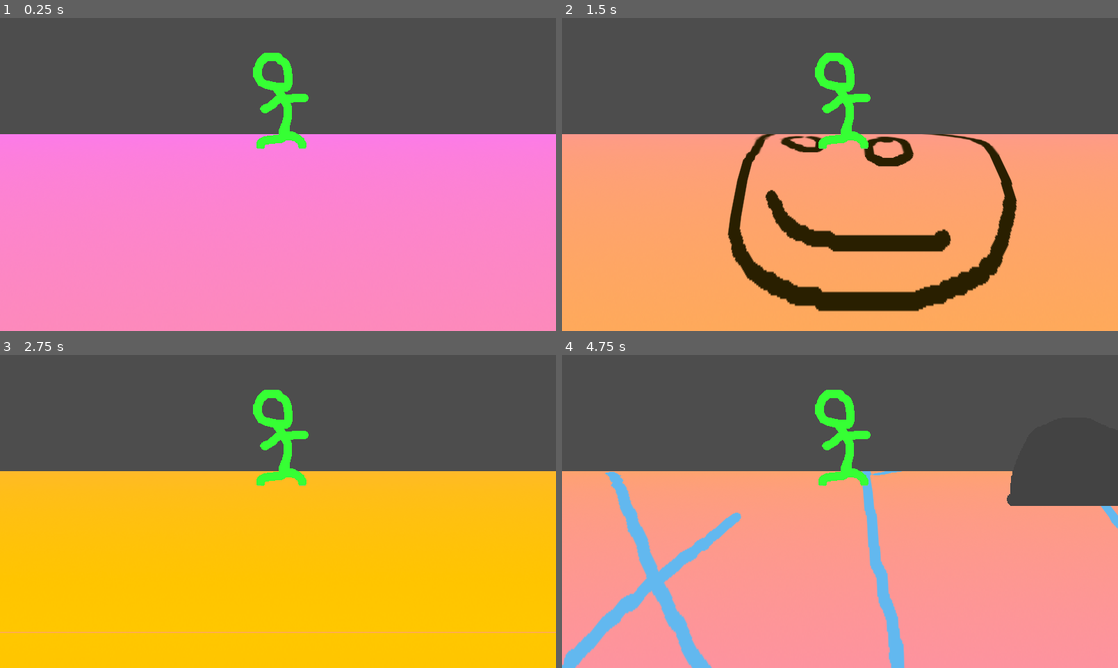
Above: before the commit, frames 1-4 (two rows, left to right).
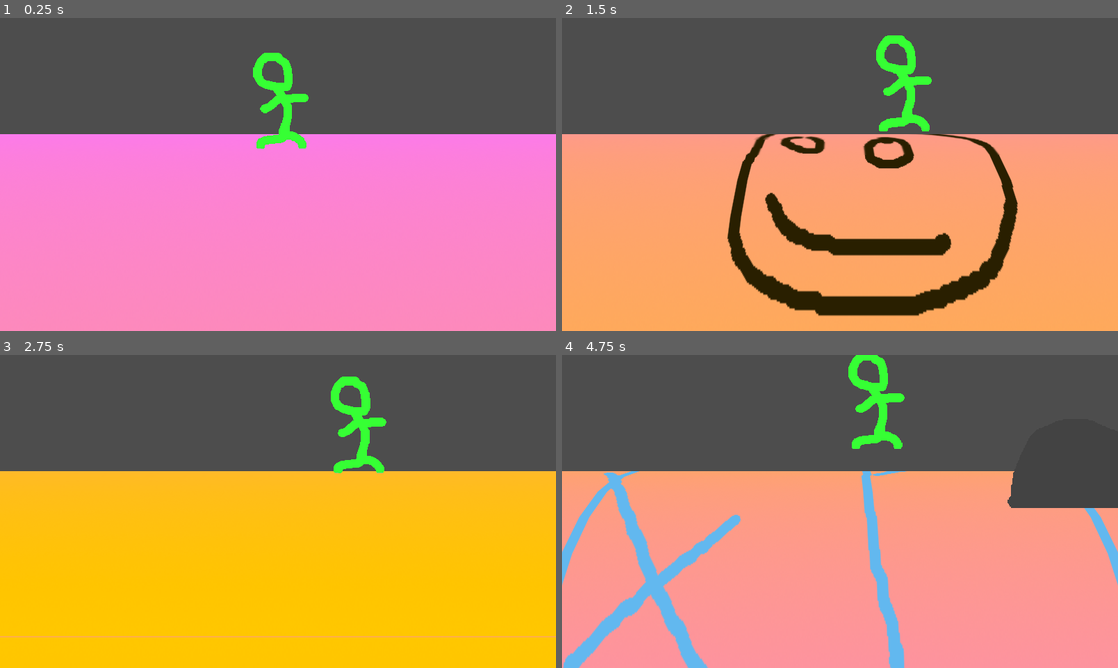
Above: after the commit, the same moments.

Repository: abam-iksde/polyjam-2024
Game: Godot game, scene res://scenes/game_scene.tscn
The game is run twice, just before and just after one commit, with the same random seed, the same clock (stepped at 60 frames per second) and the same inputs.
Inputs:
- Up to frame 1 (0.25 s): no input
- Up to frame 2 (1.5 s): hold D (move_right, bound only after the commit) 0.53-1.28 s; tap Space (jump, bound only after the commit) at 0.6, 0.77, 1.07, 1.35 s; hold A (move_left, bound only after the commit) from 1.28 s (still down)
- Up to frame 3 (2.75 s): tap Space (jump, bound only after the commit) at 1.52, 1.82, 2.1 s; release A (move_left, bound only after the commit) at 2.03 s; hold D (move_right, bound only after the commit) from 2.03 s (still down)
- Up to frame 4 (4.75 s): tap Space (jump, bound only after the commit) at 2.85, 3.02, 3.32, 3.6, 3.77, 4.07, 4.35, 4.52 s; release D (move_right, bound only after the commit) at 3.53 s; hold A (move_left, bound only after the commit) from 3.53 s (still down)

The runs differ from the first frame. In frame 1, less than 0.1% of the frame differs, in the area x 45-55%, y 13-40%; in frame 2, 6.0%, in the area x 29-82%, y 5-96%; in frame 3, 3.3%; in frame 4, 5.2%.

Commit message:
Make obstacles slow player down

Diff:
--- a/project.godot
+++ b/project.godot
@@ -29,3 +29,25 @@
 [editor]
 
 naming/node_name_casing=2
+
+[input]
+
+move_left={
+"deadzone": 0.5,
+"events": [Object(InputEventKey,"resource_local_to_scene":false,"resource_name":"","device":-1,"window_id":0,"alt_pressed":false,"shift_pressed":false,"ctrl_pressed":false,"meta_pressed":false,"pressed":false,"keycode":0,"physical_keycode":65,"key_label":0,"unicode":97,"echo":false,"script":null)
+]
+}
+move_right={
+"deadzone": 0.5,
+"events": [Object(InputEventKey,"resource_local_to_scene":false,"resource_name":"","device":-1,"window_id":0,"alt_pressed":false,"shift_pressed":false,"ctrl_pressed":false,"meta_pressed":false,"pressed":false,"keycode":0,"physical_keycode":68,"key_label":0,"unicode":100,"echo":false,"script":null)
+]
+}
+jump={
+"deadzone": 0.5,
+"events": [Object(InputEventKey,"resource_local_to_scene":false,"resource_name":"","device":-1,"window_id":0,"alt_pressed":false,"shift_pressed":false,"ctrl_pressed":false,"meta_pressed":false,"pressed":false,"keycode":0,"physical_keycode":32,"key_label":0,"unicode":32,"echo":false,"script":null)
+]
+}
+
+[physics]
+
+common/physics_ticks_per_second=120
--- a/scenes/game_scene.tscn
+++ b/scenes/game_scene.tscn
@@ -1,8 +1,8 @@
-[gd_scene load_steps=7 format=3 uid="uid://dwpq5bji37inr"]
+[gd_scene load_steps=6 format=3 uid="uid://dwpq5bji37inr"]
 
 [ext_resource type="Script" path="res://scripts/game_scene.gd" id="1_salqn"]
 [ext_resource type="ArrayMesh" uid="uid://b41r5iekmbsnj" path="res://meshes/ground.obj" id="1_w61uq"]
-[ext_resource type="Texture2D" uid="uid://dpwv16nd2xvkc" path="res://textures/william.png" id="3_h3kvm"]
+[ext_resource type="PackedScene" uid="uid://chvr2qq4mcae" path="res://scenes/player.tscn" id="3_dgepj"]
 
 [sub_resource type="Shader" id="Shader_gqyho"]
 code = "// NOTE: Shader automatically converted from Godot Engine 4.2.1.stable's StandardMaterial3D.
@@ -69,9 +69,6 @@
 shader_parameter/uv2_offset = Vector3(0, 0, 0)
 shader_parameter/uv_shift = null
 
-[sub_resource type="BoxShape3D" id="BoxShape3D_bq3sv"]
-size = Vector3(0.6, 0.9198, 0.3)
-
 [node name="game_scene" type="Node3D"]
 script = ExtResource("1_salqn")
 
@@ -84,17 +81,7 @@
 transform = Transform3D(1, 0, 0, 0, 0.991967, 0.126493, 0, -0.126493, 0.991967, 0, 2.2401, 5.26224)
 fov = 35.0
 
-[node name="willie" type="Area3D" parent="."]
-transform = Transform3D(1, 0, 0, 0, 1, 0, 0, 0, 1, 0, 2.34861, 0.717878)
-
-[node name="collision_shape" type="CollisionShape3D" parent="willie"]
-transform = Transform3D(1, 0, 0, 0, 1, 0, 0, 0, 1, 0, -0.0401001, 0)
-shape = SubResource("BoxShape3D_bq3sv")
-
-[node name="sprite" type="Sprite3D" parent="willie"]
-pixel_size = 0.007
-billboard = 1
-alpha_cut = 1
-texture = ExtResource("3_h3kvm")
+[node name="player" parent="." instance=ExtResource("3_dgepj")]
+transform = Transform3D(1, 0, 0, 0, 1, 0, 0, 0, 1, 0, 2.349, 0.718)
 
 [node name="obstacles" type="Node3D" parent="."]
--- /dev/null
+++ b/scenes/player.tscn
@@ -0,0 +1,20 @@
+[gd_scene load_steps=4 format=3 uid="uid://chvr2qq4mcae"]
+
+[ext_resource type="Texture2D" uid="uid://dpwv16nd2xvkc" path="res://textures/william.png" id="1_cxu7m"]
+[ext_resource type="Script" path="res://scripts/player.gd" id="1_l2k7q"]
+
+[sub_resource type="BoxShape3D" id="BoxShape3D_bq3sv"]
+size = Vector3(0.6, 0.9198, 0.3)
+
+[node name="player" type="Area3D"]
+script = ExtResource("1_l2k7q")
+
+[node name="collision_shape" type="CollisionShape3D" parent="."]
+transform = Transform3D(1, 0, 0, 0, 1, 0, 0, 0, 1, 0, -0.0401001, 0)
+shape = SubResource("BoxShape3D_bq3sv")
+
+[node name="sprite" type="Sprite3D" parent="."]
+pixel_size = 0.007
+billboard = 1
+alpha_cut = 1
+texture = ExtResource("1_cxu7m")
--- a/scenes/sections/section0.tscn
+++ b/scenes/sections/section0.tscn
@@ -4,7 +4,7 @@
 [ext_resource type="PackedScene" uid="uid://banp62cnhxxme" path="res://scenes/obstacle_rep.tscn" id="2_n5nr2"]
 [ext_resource type="Texture2D" uid="uid://ci4txge240ekp" path="res://textures/stone.png" id="3_5bf73"]
 
-[node name="section" instance=ExtResource("1_rdk24")]
+[node name="section2" instance=ExtResource("1_rdk24")]
 
 [node name="obstacle_rep" parent="obstacles" index="0" instance=ExtResource("2_n5nr2")]
 position = Vector2(243, 636)
--- a/scripts/game_scene.gd
+++ b/scripts/game_scene.gd
@@ -51,6 +51,9 @@
 			return
 		var obstacle_instance = preload('res://scenes/obstacle.tscn').instantiate()
 		obstacle_instance.position.x = obstacle.position.x
+		var shape := (obstacle_instance.get_node('collision_shape').shape as BoxShape3D).duplicate()
+		shape.size = obstacle.size
+		obstacle_instance.get_node('collision_shape').shape = shape
 		obstacles.add_child(obstacle_instance)
 		next_obstacles.pop_front()
 
@@ -63,6 +66,6 @@
 		var result_obstacle = {}
 		result_obstacle.texture = obstacle.texture
 		result_obstacle.position = Vector2((obstacle.position.x-512.0)/512.0 * 4.0, obstacle.position.y/1024.0)
-		result_obstacle.size = Vector2(obstacle.get_node('collision').size.x/512.0 * 4, obstacle.get_node('collision').size.y/1024)
+		result_obstacle.size = Vector3(obstacle.get_node('collision').size.x/512.0 * 4, obstacle.size.z, obstacle.get_node('collision').size.y/1024)
 		result.append(result_obstacle)
 	return result
--- a/scripts/obstacle.gd
+++ b/scripts/obstacle.gd
@@ -1,3 +1,4 @@
+class_name Obstacle
 extends Area3D
 
 
--- /dev/null
+++ b/scripts/player.gd
@@ -0,0 +1,46 @@
+extends Area3D
+
+
+const POSITION_LIMIT = 2.0
+const HIT_COOLDOWN = 1.0
+const GRAVITY = 3.0
+const JUMP_FORCE = 1.5
+
+@onready var ground_y := position.y
+var y_velocity := 0.0
+
+var on_ground := true
+
+var hit_cooldown := 0.0
+
+
+func on_area_enter(area: Area3D) -> void:
+	if area is Obstacle and hit_cooldown <= 0.0:
+		hit_cooldown = HIT_COOLDOWN
+		Motion.movement_speed = 0.1
+
+
+func _ready():
+	connect('area_entered', on_area_enter)
+
+
+func _physics_process(delta: float) -> void:
+	y_velocity -= delta * GRAVITY
+	position.y += y_velocity * delta
+	if position.y <= ground_y:
+		position.y = ground_y
+		y_velocity = 0.0
+		on_ground = true
+
+	if Input.is_action_just_pressed('jump') and on_ground:
+		y_velocity = JUMP_FORCE
+		on_ground = false
+
+	var movement_input := Input.get_axis('move_left', 'move_right')
+	position.x += movement_input * delta
+	if abs(position.x) > POSITION_LIMIT:
+		position.x = sign(position.x) * POSITION_LIMIT
+
+	hit_cooldown -= delta
+
+	Motion.movement_speed = min(Motion.movement_speed + delta*0.15, 0.3)
Binary file changed: textures/test_ground1.png
